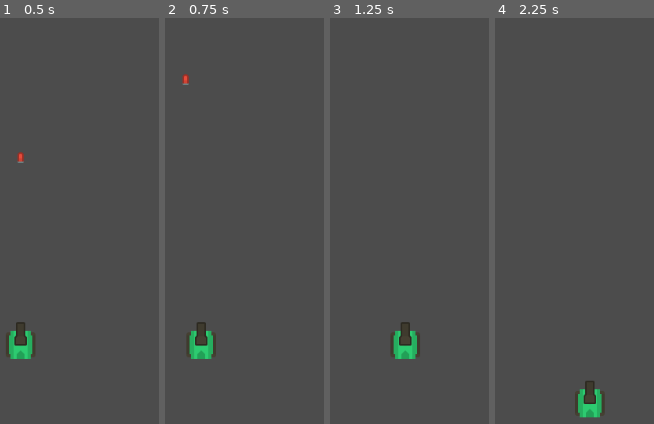
Above: before the commit, frames 1-4 (left to right).
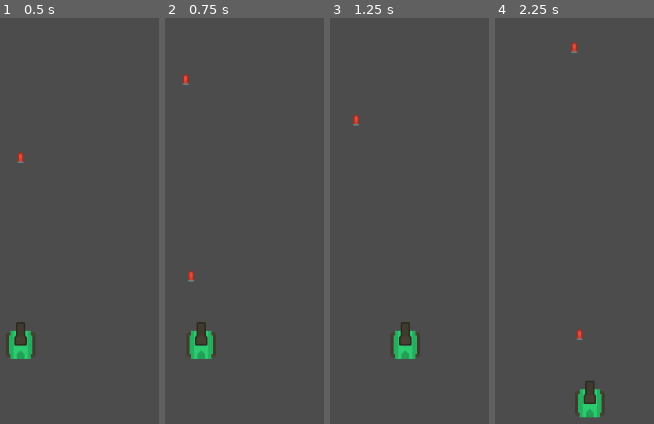
Above: after the commit, the same moments.

Repository: soapmactavish23/rogue_tank
Game: Godot game, scene res://scenes/test_area.tscn
The game is run twice, just before and just after one commit, with the same random seed, the same clock (stepped at 60 frames per second) and the same inputs.
Inputs:
- Up to frame 1 (0.5 s): no input
- Up to frame 2 (0.75 s): tap Enter at 0.5 s; hold Right (ui_right) from 0.53 s (still down); tap Space (ui_shoot) at 0.6 s
- Up to frame 3 (1.25 s): keep holding Right (ui_right)
- Up to frame 4 (2.25 s): release Right (ui_right) at 1.28 s; hold Down (ui_down) 1.28-2.03 s; tap Space (ui_shoot) at 1.35, 2.1 s; hold Right (ui_right) from 2.03 s (still down)

Frame 1 is identical in both runs. In frame 2, 0.1% of the frame differs, in the area x 14-19%, y 62-66%; in frame 3, 0.1%; in frame 4, 0.2%, in the area x 47-56%, y 5-80%.

Commit message:
Criando objeto do tiro do tanque

Diff:
--- a/default_env.tres
+++ b/default_env.tres
@@ -2,6 +2,99 @@
 
 [sub_resource type="ProceduralSky" id=1]
 
+radiance_size = 4
+sky_top_color = Color( 0.0470588, 0.454902, 0.976471, 1 )
+sky_horizon_color = Color( 0.556863, 0.823529, 0.909804, 1 )
+sky_curve = 0.25
+sky_energy = 1.0
+ground_bottom_color = Color( 0.101961, 0.145098, 0.188235, 1 )
+ground_horizon_color = Color( 0.482353, 0.788235, 0.952941, 1 )
+ground_curve = 0.01
+ground_energy = 1.0
+sun_color = Color( 1, 1, 1, 1 )
+sun_latitude = 35.0
+sun_longitude = 0.0
+sun_angle_min = 1.0
+sun_angle_max = 100.0
+sun_curve = 0.05
+sun_energy = 16.0
+texture_size = 2
+
 [resource]
+
 background_mode = 2
 background_sky = SubResource( 1 )
+background_sky_custom_fov = 0.0
+background_color = Color( 0, 0, 0, 1 )
+background_energy = 1.0
+background_canvas_max_layer = 0
+ambient_light_color = Color( 0, 0, 0, 1 )
+ambient_light_energy = 1.0
+ambient_light_sky_contribution = 1.0
+fog_enabled = false
+fog_color = Color( 0.5, 0.6, 0.7, 1 )
+fog_sun_color = Color( 1, 0.9, 0.7, 1 )
+fog_sun_amount = 0.0
+fog_depth_enabled = true
+fog_depth_begin = 10.0
+fog_depth_curve = 1.0
+fog_transmit_enabled = false
+fog_transmit_curve = 1.0
+fog_height_enabled = false
+fog_height_min = 0.0
+fog_height_max = 100.0
+fog_height_curve = 1.0
+tonemap_mode = 0
+tonemap_exposure = 1.0
+tonemap_white = 1.0
+auto_exposure_enabled = false
+auto_exposure_scale = 0.4
+auto_exposure_min_luma = 0.05
+auto_exposure_max_luma = 8.0
+auto_exposure_speed = 0.5
+ss_reflections_enabled = false
+ss_reflections_max_steps = 64
+ss_reflections_fade_in = 0.15
+ss_reflections_fade_out = 2.0
+ss_reflections_depth_tolerance = 0.2
+ss_reflections_roughness = true
+ssao_enabled = false
+ssao_radius = 1.0
+ssao_intensity = 1.0
+ssao_radius2 = 0.0
+ssao_intensity2 = 1.0
+ssao_bias = 0.01
+ssao_light_affect = 0.0
+ssao_color = Color( 0, 0, 0, 1 )
+ssao_quality = 0
+ssao_blur = 3
+ssao_edge_sharpness = 4.0
+dof_blur_far_enabled = false
+dof_blur_far_distance = 10.0
+dof_blur_far_transition = 5.0
+dof_blur_far_amount = 0.1
+dof_blur_far_quality = 1
+dof_blur_near_enabled = false
+dof_blur_near_distance = 2.0
+dof_blur_near_transition = 1.0
+dof_blur_near_amount = 0.1
+dof_blur_near_quality = 1
+glow_enabled = false
+glow_levels/1 = false
+glow_levels/2 = false
+glow_levels/3 = true
+glow_levels/4 = false
+glow_levels/5 = true
+glow_levels/6 = false
+glow_levels/7 = false
+glow_intensity = 0.8
+glow_strength = 1.0
+glow_bloom = 0.0
+glow_blend_mode = 2
+glow_hdr_threshold = 1.0
+glow_hdr_scale = 2.0
+glow_bicubic_upscale = false
+adjustment_enabled = false
+adjustment_brightness = 1.0
+adjustment_contrast = 1.0
+adjustment_saturation = 1.0
--- a/project.godot
+++ b/project.godot
@@ -6,30 +6,18 @@
 ;   [section] ; section goes between []
 ;   param=value ; assign values to parameters
 
-config_version=4
+config_version=3
 
 [application]
 
-config/name="Rogue Tank"
+config/name="rogue_tank"
 run/main_scene="res://scenes/test_area.tscn"
 config/icon="res://icon.png"
 
-[gui]
-
-common/drop_mouse_on_gui_input_disabled=true
-
 [input]
 
-ui_shoot={
-"deadzone": 0.5,
-"events": [ Object(InputEventKey,"resource_local_to_scene":false,"resource_name":"","device":0,"alt":false,"shift":false,"control":false,"meta":false,"command":false,"pressed":false,"scancode":0,"physical_scancode":16777238,"unicode":0,"echo":false,"script":null)
-, Object(InputEventKey,"resource_local_to_scene":false,"resource_name":"","device":0,"alt":false,"shift":false,"control":false,"meta":false,"command":false,"pressed":false,"scancode":0,"physical_scancode":32,"unicode":0,"echo":false,"script":null)
+ui_shoot=[ Object(InputEventKey,"resource_local_to_scene":false,"resource_name":"","device":0,"alt":false,"shift":false,"control":false,"meta":false,"command":false,"pressed":false,"scancode":32,"unicode":0,"echo":false,"script":null)
  ]
-}
-
-[physics]
-
-common/enable_pause_aware_picking=true
 
 [rendering]
 
--- a/scenes/tank.tscn
+++ b/scenes/tank.tscn
@@ -1,24 +1,34 @@
 [gd_scene load_steps=4 format=2]
 
-[ext_resource path="res://sprites/tankBody_green.png" type="Texture" id=1]
-[ext_resource path="res://scripts/tank.gd" type="Script" id=2]
+[ext_resource path="res://scripts/tank.gd" type="Script" id=1]
+[ext_resource path="res://sprites/tankBody_green.png" type="Texture" id=2]
 [ext_resource path="res://sprites/tankDark_barrel1_outline.png" type="Texture" id=3]
 
-[node name="Tank" type="KinematicBody2D"]
-script = ExtResource( 2 )
+[node name="Tank" type="KinematicBody2D" index="0"]
 
-[node name="sprite" type="Sprite" parent="."]
-texture = ExtResource( 1 )
+input_pickable = false
+collision_layer = 1
+collision_mask = 1
+collision/safe_margin = 0.08
+script = ExtResource( 1 )
 
-[node name="poly" type="CollisionPolygon2D" parent="."]
+[node name="sprite" type="Sprite" parent="." index="0"]
+
+texture = ExtResource( 2 )
+
+[node name="poly" type="CollisionPolygon2D" parent="." index="1"]
+
 visible = false
+build_mode = 0
 polygon = PoolVector2Array( -18, -16, -20, -7, -19, 16, -16, 18, -12, 18, 13, 18, 18, 15, 19, -12, 12, -18, -12, -18 )
 
-[node name="barrel" type="Node2D" parent="."]
+[node name="barrel" type="Node2D" parent="." index="2"]
 
-[node name="sprite" type="Sprite" parent="barrel"]
+[node name="sprite" type="Sprite" parent="barrel" index="0"]
+
 texture = ExtResource( 3 )
 offset = Vector2( 0, -14 )
 
-[node name="muzzle" type="Position2D" parent="barrel"]
+[node name="muzzle" type="Position2D" parent="barrel" index="1"]
+
 position = Vector2( 0, -41 )
--- a/scenes/test_area.tscn
+++ b/scenes/test_area.tscn
@@ -5,8 +5,21 @@
 
 [node name="test_area" type="Node"]
 
-[node name="Tank" parent="." instance=ExtResource( 1 )]
+[node name="Tank" parent="." index="0" instance=ExtResource( 1 )]
+
 position = Vector2( 532, 419 )
+input_pickable = false
+collision_layer = 1
+collision_mask = 1
+collision/safe_margin = 0.08
 
-[node name="bullet" parent="." instance=ExtResource( 2 )]
+[node name="bullet" parent="." index="1" instance=ExtResource( 2 )]
+
 position = Vector2( 532, 379 )
+input_pickable = true
+gravity_vec = Vector2( 0, 1 )
+gravity = 98.0
+linear_damp = 0.1
+angular_damp = 1.0
+audio_bus_override = false
+audio_bus_name = "Master"
--- a/scripts/tank.gd
+++ b/scripts/tank.gd
@@ -22,6 +22,9 @@
 
 	if Input.is_action_just_pressed(("ui_shoot")):
 		print("boom")
+		var bullet = pre_bullet.instance()
+		bullet.global_position = $barrel/muzzle.global_position
+		get_parent().add_child(bullet)
 
 
 	translate(Vector2(dir_x, dir_y) * delta * speed)
Binary file changed: icon.png
Not shown, changed: icon.png.import
Not shown, changed: sprites/barrelBlack_side.png.import
Not shown, changed: sprites/barrelBlack_top.png.import
Not shown, changed: sprites/barrelGreen_side.png.import
Not shown, changed: sprites/barrelGreen_top.png.import
Not shown, changed: sprites/barrelRed_side.png.import
Not shown, changed: sprites/barrelRed_top.png.import
Not shown, changed: sprites/barrelRust_side.png.import
Not shown, changed: sprites/barrelRust_top.png.import
Not shown, changed: sprites/barricadeMetal.png.import
Not shown, changed: sprites/barricadeWood.png.import
(and 139 more such lines)
